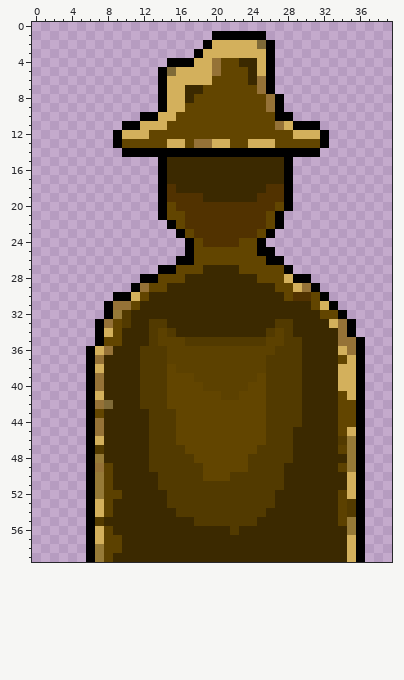
Pixel-art sprite -- Proyecto/Assets/skin1.png. The picture above was drawn from the file before the commit.
The file is 40x60 pixels.
After the commit:
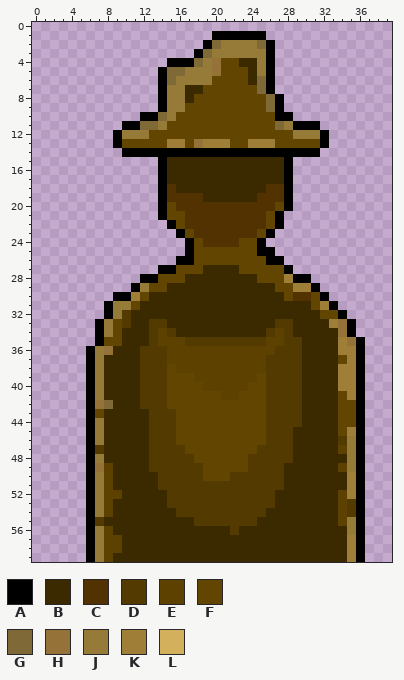
Palette (. is transparent): A #000000  B #3b2900  C #513200  D #523a00  E #5c4100  F #624500  G #7f6a37  H #957237  J #967a37  K #9f7e37  L #d3b05c
The edit:
@@ x 8..33 @@
  1 ............AAAAAA........
- 2 ...........ALLLLLGA.......
- 3 ..........ALLLLLLLA.......
- 4 .......AAALLHFFBBLA.......
- 5 ......AGLLLLHFFFBLA.......
- 6 ......ALLLLLFFFFBHA.......
- 7 ......ALLBBFFFFFFHA.......
- 8 ......ALLBFFFFFFFFHA......
- 9 ......ALLFFFFFFFFFHA......
-10 ....AALLFFFFFFFFFFFAA.....
-11 ..AALLLFFFFFFFFFFFFHLAAA..
-12 .ALLLFFFFFFFFFFFFFFFFLLLA.
-13 .AFFFFFLLFHHLLFFLLLFFFFFA.
+ 2 ...........AGJJJJGA.......
+ 3 ..........AGJJJJJJA.......
+ 4 .......AAAGJHFFBBJA.......
+ 5 ......AGGJJJHFFFBJA.......
+ 6 ......AGJJJJFFFFBGA.......
+ 7 ......AJJBBFFFFFFGA.......
+ 8 ......AJJBFFFFFFFFGA......
+ 9 ......AJJFFFFFFFFFGA......
+10 ....AAGJFFFFFFFFFFFAA.....
+11 ..AAGGJFFFFFFFFFFFFGJAAA..
+12 .AJJJFFFFFFFFFFFFFFFFJJJA.
+13 .AFFFFFKKFHKKKFFKKKFFFFFA.
 14 ..AAAAAAAAAAAAAAAAAAAAAA..
@@ x 0..39 @@
 27 ..............AAFFFBBBBFFFFFA...........
-28 ............AAFFFBBBBBBBBFFFLAA.........
-29 ...........AHFFBBBBBBBBBBBBFFLHA........
-30 .........AALFBBBBBBBBBBBBBBBFCCFA.......
-31 ........AHHFBBBBBBBBBBBBBBBBBBBFLA......
+28 ............AAFFFBBBBBBBBFFFKAA.........
+29 ...........AJFFBBBBBBBBBBBBFFKKA........
+30 .........AAKFBBBBBBBBBBBBBBBFCCFA.......
+31 ........AJJFBBBBBBBBBBBBBBBBBBBFKA......
 32 ........AJDBBBBBBBBBBBBBBBBBBBBBFFA.....
-33 .......AHFDBBDDBBBBBBBBBBBBDDBBBBLHA....
-34 .......ALFBBBDEDBBBBBBBBBBDEDBBBBBHA....
-35 .......AFFBBBDEEEDDDDDDDDDEEDDBBBBHHA...
-36 ......ALHBBBDDDEEEEEEEEEEEEDDDBBBBLHA...
-37 ......AHBBBBDDDEEEEEEEEEEEDDDDBBBBFLA...
-38 ......ALBBBBDDDFEEEEEEEEEEDDDDBBBBLLA...
-39 ......AHBBBBDDDFFFEEEEEEEFDDDDBBBBLLA...
-40 ......AHBBBBDDDFFFFEEEEEFFDDDDBBBBLLA...
-41 ......ALBBBBDDDFFFFFFEEFFFDDDDBBBBFLA...
+33 .......AJFDBBDDBBBBBBBBBBBBDDBBBBKHA....
+34 .......AJFBBBDEDBBBBBBBBBBDEDBBBBBHA....
+35 .......AFFBBBDEEEDDDDDDDDDEEDDBBBBKHA...
+36 ......AJHBBBDDDEEEEEEEEEEEEDDDBBBBKKA...
+37 ......AJBBBBDDDEEEEEEEEEEEDDDDBBBBFKA...
+38 ......AJBBBBDDDFEEEEEEEEEEDDDDBBBBKKA...
+39 ......AJBBBBDDDFFFEEEEEEEFDDDDBBBBKKA...
+40 ......AJBBBBDDDFFFFEEEEEFFDDDDBBBBKKA...
+41 ......AJBBBBDDDFFFFFFEEFFFDDDDBBBBFKA...
 42 ......AHGBBBDDDFFFFFFFFFFFDDDDBBBBFFA...
 43 ......AFBBBBBDDDFFFFFFFFFFDDDDBBBBFFA...
-44 ......AHBBBBBDDDFFFFFFFFFFDDDDBBBBFFA...
-45 ......AHBBBBBDDDFFFFFFFFFFDDDBBBBBFLA...
-46 ......ALBBBBBDDDFFFFFFFFFFDDDBBBBBDJA...
+44 ......AJBBBBBDDDFFFFFFFFFFDDDDBBBBFFA...
+45 ......AJBBBBBDDDFFFFFFFFFFDDDBBBBBFKA...
+46 ......AJBBBBBDDDFFFFFFFFFFDDDBBBBBDJA...
 47 ......ADBBBBBDDDDFFFFFFFFDDDDBBBBBEJA...
@@ x 0..39 @@
 49 ......AHEBBBBDDDDDDFFFFFDDDDBBBBBBEJA...
-50 ......AJEBBBBBDDDDDFFFDDDDDDBBBBBBBLA...
-51 ......AJEBBBBBDDDDDDDDDDDDDDBBBBBBBLA...
-52 ......AJEEBBBBBDDDDDDDDDDDDBBBBBBBELA...
-53 ......ALEBBBBBBDDDDDDDDDDDDBBBBBBBEDA...
-54 ......ALEBBBBBBBDDDDDDDDDDBBBBBBBBEDA...
+50 ......AJEBBBBBDDDDDFFFDDDDDDBBBBBBBKA...
+51 ......AJEBBBBBDDDDDDDDDDDDDDBBBBBBBKA...
+52 ......AJEEBBBBBDDDDDDDDDDDDBBBBBBBEKA...
+53 ......AJEBBBBBBDDDDDDDDDDDDBBBBBBBEDA...
+54 ......AJEBBBBBBBDDDDDDDDDDBBBBBBBBEDA...
 55 ......ADBBBBBBBBBBDDDDDDDBBBBBBBBBEJA...
-56 ......ALEBBBBBBBBBBBBBDBBBBBBBBBBBBJA...
-57 ......ALEEBBBBBBBBBBBBBBBBBBBBBBBBBLA...
-58 ......AJEEBBBBBBBBBBBBBBBBBBBBBBBBBLA...
-59 ......AJEBBBBBBBBBBBBBBBBBBBBBBBBBBLA...
+56 ......AJEBBBBBBBBBBBBBDBBBBBBBBBBBBJA...
+57 ......AJEEBBBBBBBBBBBBBBBBBBBBBBBBBKA...
+58 ......AJEEBBBBBBBBBBBBBBBBBBBBBBBBBKA...
+59 ......AJEBBBBBBBBBBBBBBBBBBBBBBBBBBKA...
